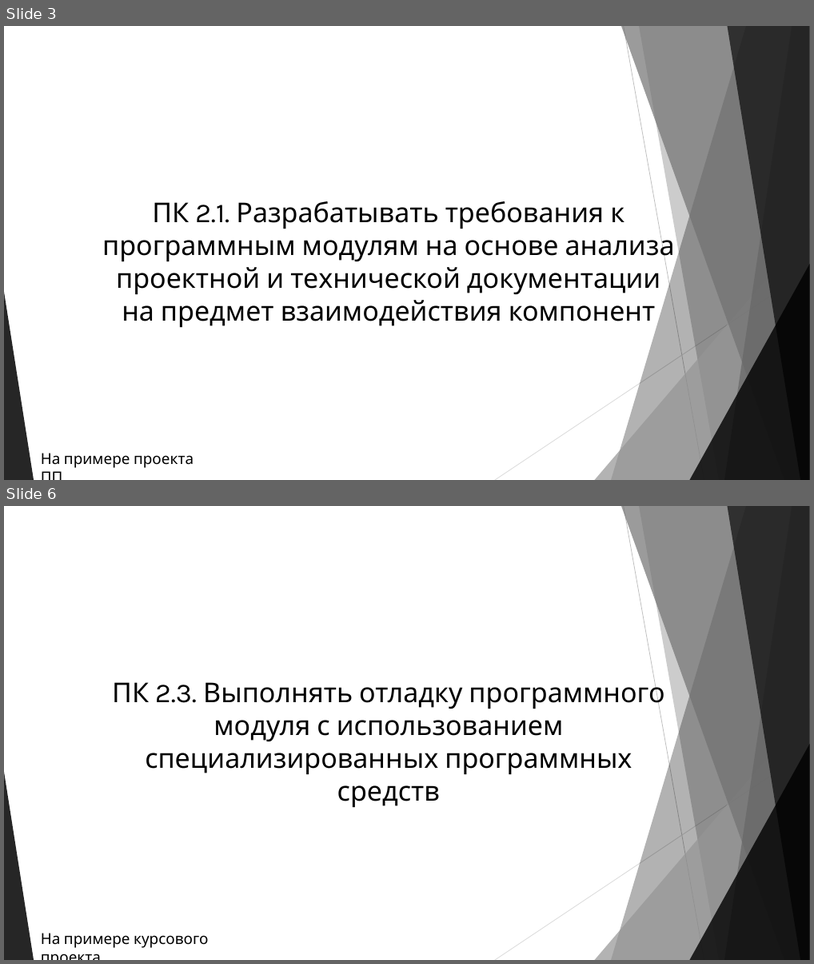
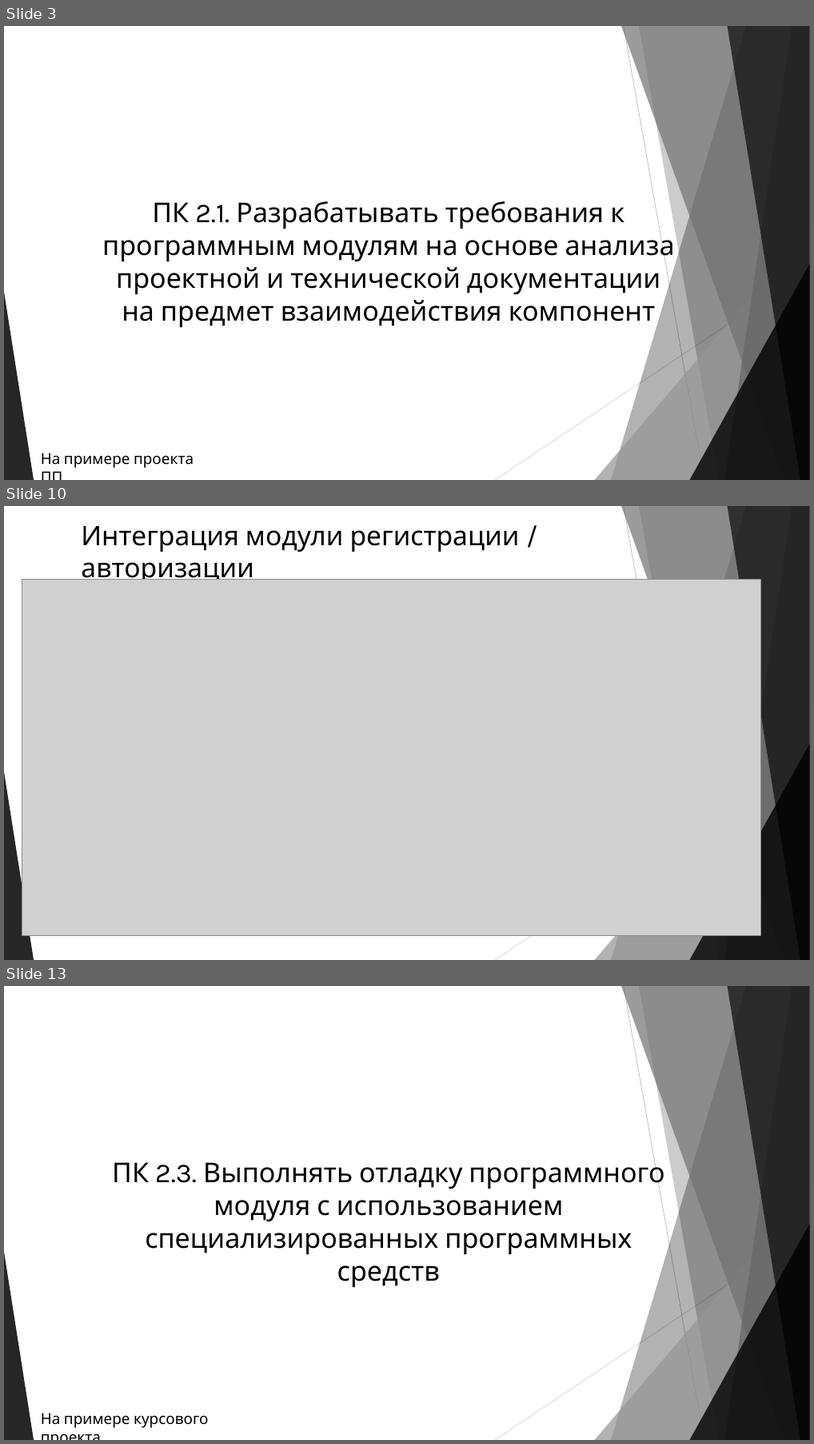
Before and after one commit to AlexGopher802/Qual_PM02, a slide deck: Презентация.pptx. Shown one above the other, each under a label of ours: slides 3 and 6 before the commit, slides 3, 10 and 13 after it; the slides between them are not shown. The pictures are 814x964 and 814x1444 pixels, drawn with LibreOffice and Linux fonts; fonts in the diff are those of the drawing; grey boxes stand for pictures. Boxes give left, top, right and bottom in pixels: in the first picture for what was removed or moved away, otherwise in the second. Text is boxed around its words. In the diff, an @@ line names an element or a change of style, - is before the commit and + after.

```diff
--- a/Презентация.pptx
+++ b/Презентация.pptx
@@ slide 10 added at bbox=[4, 506, 810, 960], background #FFFFFF; not listed: 10 template elements that a slide beside it also shows @@
@@ text added at bbox=[81, 526, 520, 585], 32 pt, text #000000 @@
+Интеграция модули регистрации / авторизации
@@ picture added at bbox=[22, 579, 762, 936] @@
@@ what was slide 6 is now slide 13 @@
```
Also in this commit, not shown: 3 slides changed, 12 other slides added, 1 slide removed, 1 other file.
